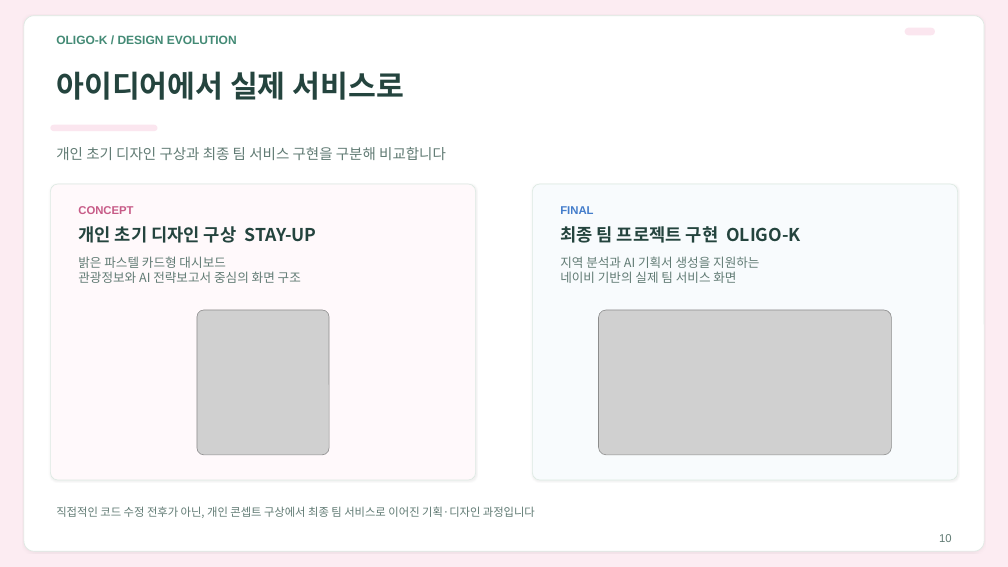
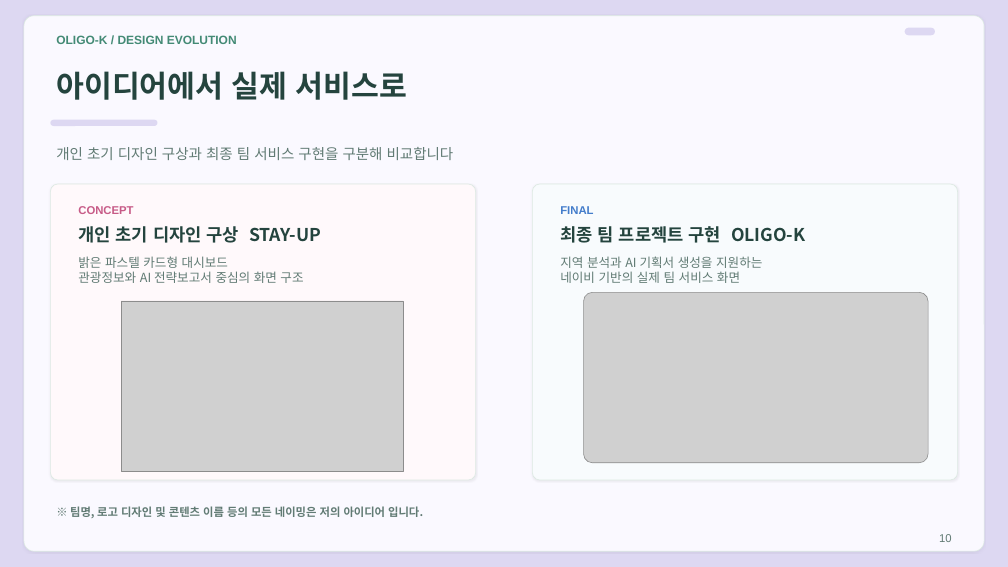
Before and after one commit to Jack-the-Ace/remind, a slide deck: slide 10 of 참고자료/취뽀/candidate_v4.pptx. Drawn at 1008x567 pixels with LibreOffice and Linux fonts; fonts in the diff are those of the drawing; grey boxes stand for pictures. Boxes give left, top, right and bottom in pixels: in the first picture for what was removed or moved away, otherwise in the second. Text is boxed around its words. In the diff, an @@ line names an element or a change of style, - is before the commit and + after.

```diff
--- a/참고자료/취뽀/candidate_v4.pptx
+++ b/참고자료/취뽀/candidate_v4.pptx
@@ background #FCECF2 to #DDD8F2 @@
@@ rounded rectangle at (24, 16, 984, 551): fill #FFFFFF to #FAF9FF @@
@@ rounded rectangle at (905, 28, 935, 35): fill #FBE6EF to #DDD8F2 @@
@@ rounded rectangle at (50, 120, 157, 126): fill #FBE6EF to #DDD8F2 @@
@@ rounded rectangle: place and size @@
-rounded rectangle at (50, 125, 157, 131)
+rounded rectangle at (50, 120, 157, 126)
@@ picture: place and size @@
-picture at (599, 310, 891, 455)
+picture at (584, 292, 928, 463)
@@ picture added at (121, 301, 403, 471) @@
@@ picture removed at (197, 310, 329, 455) @@
@@ text at (70, 506, 423, 518): text changed; bold on @@
-직접적인 코드 수정 전후가 아닌, 개인 콘셉트 구상에서 최종 팀 서비스로 이어진 기획·디자인 과정입니다
+※ 팀명, 로고 디자인 및 콘텐츠 이름 등의 모든 네이밍은 저의 아이디어 입니다.
```
Also in this commit, not shown: 15 other slides changed, 24 other files.
